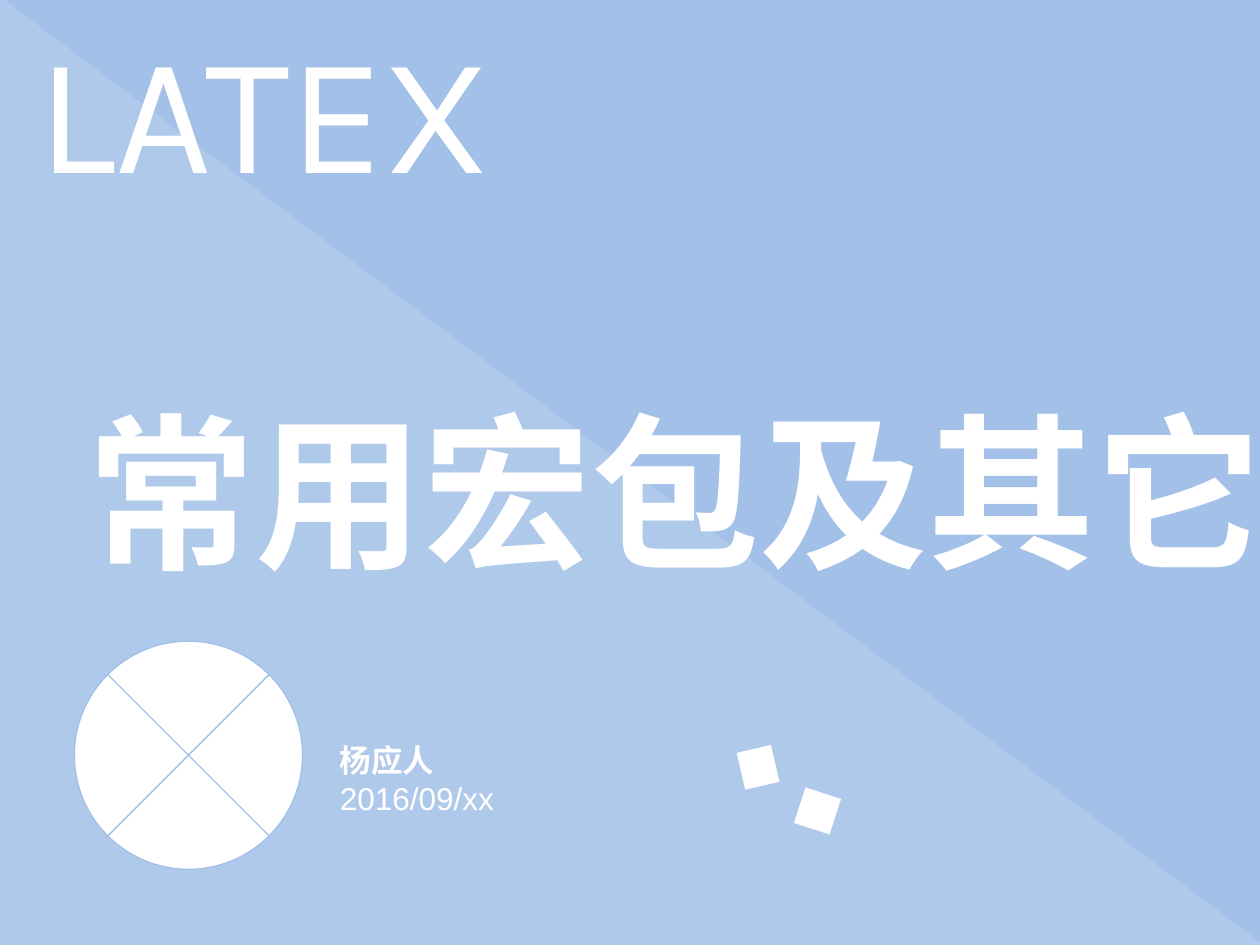
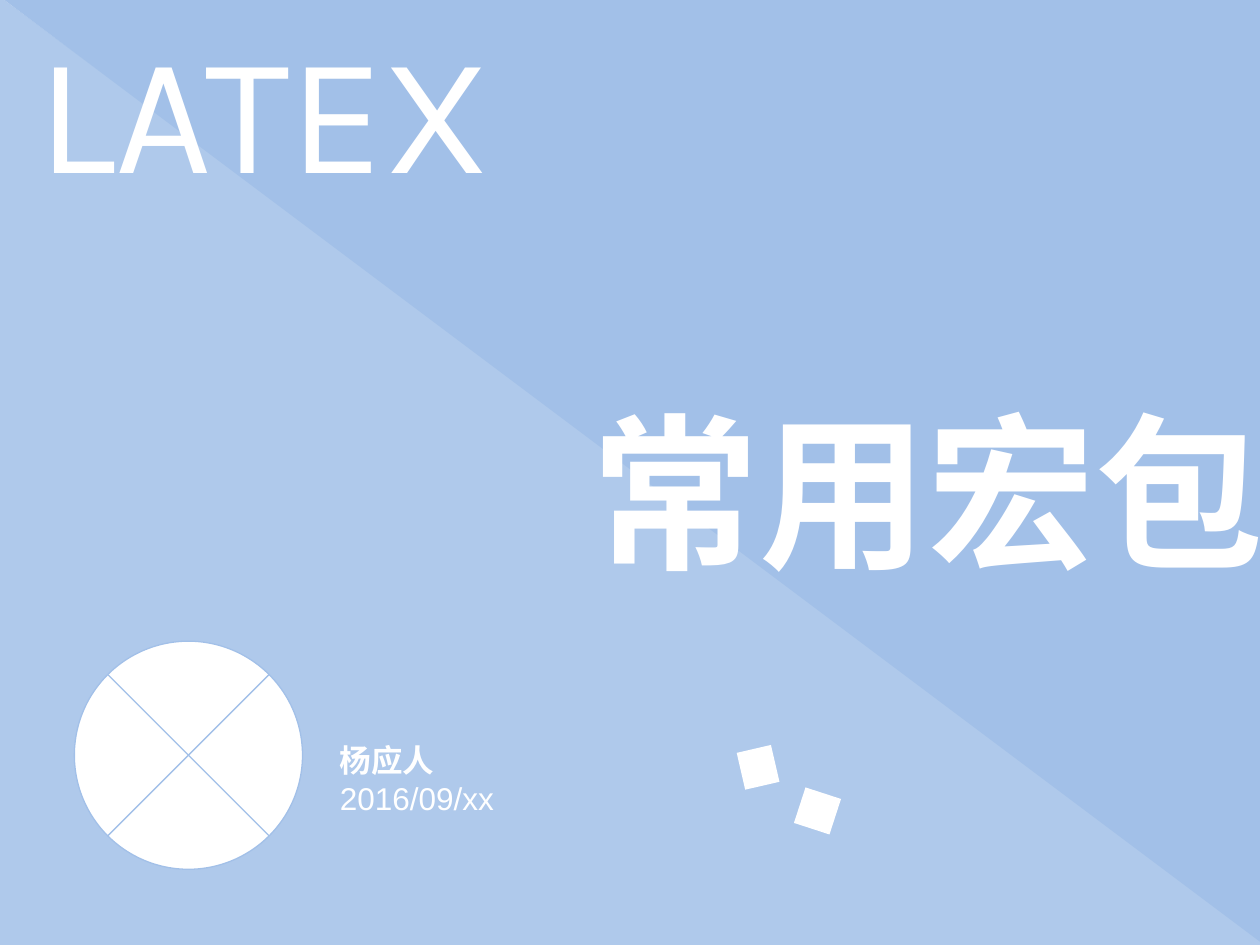
Before and after one commit to eesast/lectures, a slide deck: slide 1 of drafts/latex/常用宏包及其他高阶内容.pptx. Drawn at 1260x945 pixels with LibreOffice and Linux fonts; fonts in the diff are those of the drawing. Boxes give left, top, right and bottom in pixels: in the first picture for what was removed or moved away, otherwise in the second. Text is boxed around its words. In the diff, an @@ line names an element or a change of style, - is before the commit and + after.

```diff
--- a/drafts/latex/常用宏包及其他高阶内容.pptx
+++ b/drafts/latex/常用宏包及其他高阶内容.pptx
@@ text at [591,412,1260,572]: text changed @@
-常用宏包及其它
+常用宏包
```
Also in this commit, not shown: 7 other slides changed, 3 slides added, 1 other file.
